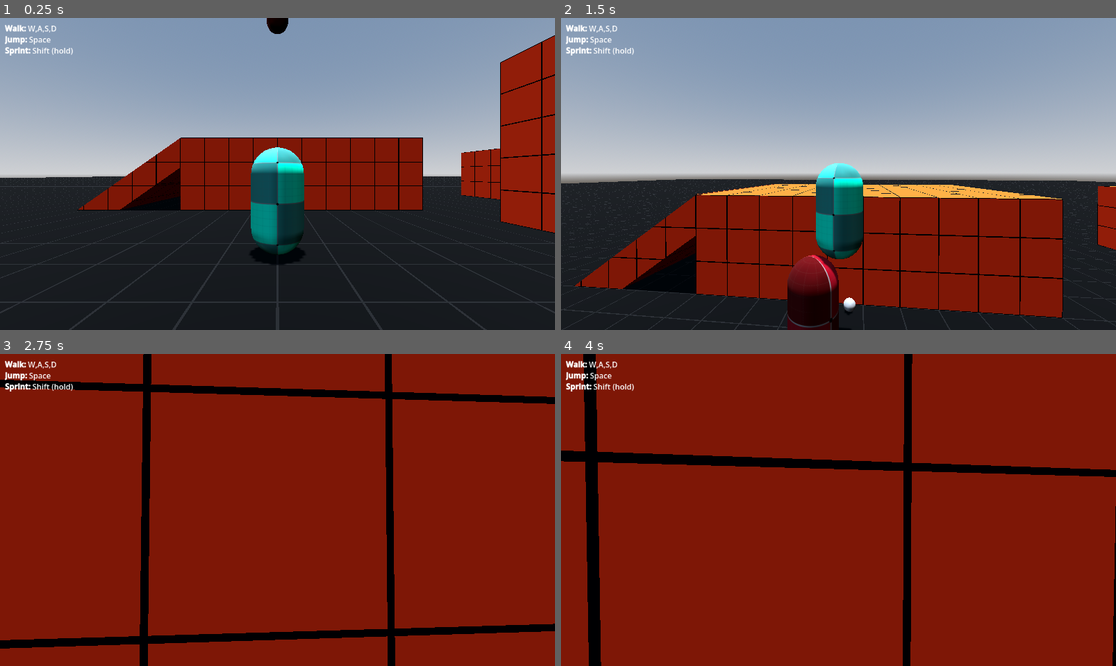
Above: before the commit, frames 1-4 (two rows, left to right).
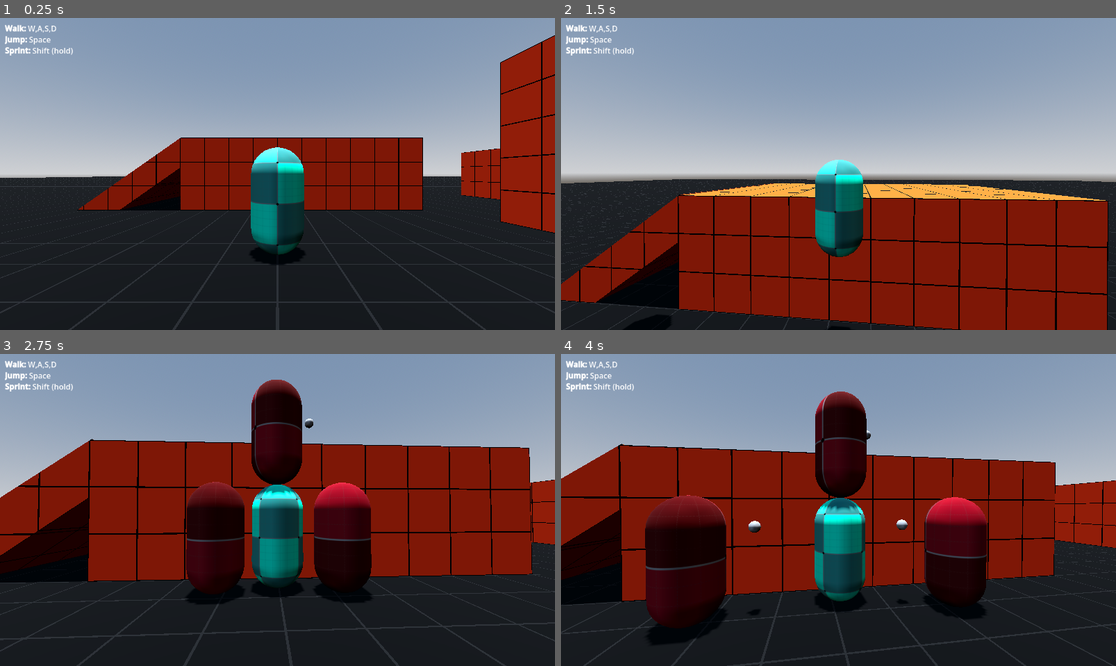
Above: after the commit, the same moments.

Repository: wokidoo/COMP-476-Advanced-Game-Development
Game: Godot game, scene res://levels/demo_scene.tscn
Two runs of this game, one before a commit and one after it. Both use one fixed random seed, a clock stepped at 60 frames per second and the inputs below.
Inputs (mouse positions are in pixels of both pictures, inside the frame that each line leads up to):
- Up to frame 1 (0.25 s): no input
- Up to frame 2 (1.5 s): move the mouse to (866, 174) at 0.52 s; hold Shift (sprint) 0.53-1.28 s; hold W (move_forward) from 0.53 s (still down); tap Space (jump) at 0.77 s; move the mouse to (810, 174) at 1.27 s; tap Shift (sprint) at 1.35 s
- Up to frame 3 (2.75 s): keep holding W (move_forward); tap Space (jump) at 1.52 s; move the mouse to (288, 503) at 2.02 s; hold Shift (sprint) from 2.03 s (still down)
- Up to frame 4 (4 s): keep holding W (move_forward); move the mouse to (832, 516) at 2.77 s; release Shift (sprint) at 2.78 s; tap Shift (sprint) at 2.85 s; tap Space (jump) at 3.02, 3.77 s; move the mouse to (877, 513) at 3.52 s; hold Shift (sprint) from 3.53 s (still down)

The runs differ from the first frame. In frame 1, 0.2% of the frame differs, in the area x 1-99%, y 0-100%; in frame 2, 16%; in frame 3, 74%; in frame 4, 77%, in the area x 0-100%, y 0-100%.

Commit message:
implement basic AIAgents

Diff:
--- a/AI/AI_agent.gd
+++ b/AI/AI_agent.gd
@@ -5,9 +5,14 @@
 @export var max_speed:float = 5.0
 @export var floor_friction:float = 3.0
 @export var gravity:float = 9.8
+@export var base_player_stayaway_force:float = 100.0
+@export var base_agent_stayaway_force:float = 100.0
 
 func _ready() -> void:
 	self.floor_constant_speed = true
+	set_collision_layer_value(1,false)
+	set_collision_layer_value(2,true)
+	set_collision_mask_value(2,true)
 
 func _physics_process(delta: float) -> void:
 	_process_movement_strategies(delta)
@@ -18,6 +23,7 @@
 	horizontal_velocity = horizontal_velocity.lerp(Vector3.ZERO,delta*floor_friction).limit_length(max_speed)
 	velocity = Vector3(horizontal_velocity.x,vertical_velocity,horizontal_velocity.z)
 	_apply_gravity(delta)
+	_process_collisions(delta)
 	move_and_slide()
 
 func _process_movement_strategies(_delta:float):
@@ -27,3 +33,23 @@
 
 func _apply_gravity(delta:float) -> void:
 	velocity.y -= gravity*delta
+
+func _process_collisions(delta:float):
+	for i in get_slide_collision_count():
+		var collision = get_slide_collision(i)
+		var collider = collision.get_collider()
+		# Check if the object is a RigidBody3D
+		if collider is AIAgent:
+			# Calculate direction and apply impulse
+			var direction:Vector3 = collision.get_normal()
+			var force:= direction*base_agent_stayaway_force*delta
+			force.y = velocity.y
+			# Apply the force at the point of collision
+			velocity = velocity.lerp(force,delta*base_agent_stayaway_force)
+		elif collider is CharacterBody3D:
+			# Calculate direction and apply impulse
+			var direction:Vector3 = collision.get_normal()
+			var force:= direction*base_player_stayaway_force*delta
+			force.y = velocity.y
+			# Apply the force at the point of collision
+			velocity = velocity.lerp(force,delta*base_player_stayaway_force)
--- a/levels/demo_scene.tscn
+++ b/levels/demo_scene.tscn
@@ -116,7 +116,7 @@
 
 [sub_resource type="Resource" id="Resource_8vbbv"]
 script = ExtResource("6_6f5w8")
-radius = 3.0
+radius = 5.0
 weight = 5.0
 metadata/_custom_type_script = "uid://dw637gqtux18w"
 
@@ -127,7 +127,7 @@
 
 [sub_resource type="Resource" id="Resource_6f5w8"]
 script = ExtResource("6_6f5w8")
-radius = 5.0
+radius = 3.0
 weight = 15.0
 metadata/_custom_type_script = "uid://dw637gqtux18w"
 
@@ -217,7 +217,7 @@
 size = Vector3(200, 40, 200)
 
 [node name="Crater" type="CSGSphere3D" parent="Structures/Floor" unique_id=802927042]
-transform = Transform3D(1, 0, 0, 0, 1, 0, 0, 0, 1, 24.863483, 30.092302, 20.000944)
+transform = Transform3D(1, 0, 0, 0, 1, 0, 0, 0, 1, 24.863483, 31.092302, 20.000944)
 operation = 2
 radius = 13.0
 
@@ -273,7 +273,7 @@
 fit_content = true
 
 [node name="AIAgent" type="CharacterBody3D" parent="." unique_id=1975677802 node_paths=PackedStringArray("movement_behaviours")]
-transform = Transform3D(1, 0, 0, 0, 1, 0, 0, 0, 1, 0, 9.381767, 1.7153931)
+transform = Transform3D(1, 0, 0, 0, 1, 0, 0, 0, 1, 0, 48.036846, 1.7153931)
 axis_lock_angular_x = true
 axis_lock_angular_z = true
 script = ExtResource("3_b3yjl")
@@ -283,6 +283,9 @@
 SubResource("Resource_b3t5h"): NodePath("../PlayerCharacter"),
 SubResource("Resource_6f5w8"): NodePath("../Structures/Tower")
 }
+gravity = 15.0
+base_player_stayaway_force = 10.0
+base_agent_stayaway_force = 50.0
 metadata/_custom_type_script = "uid://ccvw0aiur5xi5"
 
 [node name="CollisionShape3D" type="CollisionShape3D" parent="AIAgent" unique_id=1364888096]
@@ -295,3 +298,57 @@
 [node name="MeshInstance3D" type="MeshInstance3D" parent="AIAgent/MeshInstance3D" unique_id=999854535]
 transform = Transform3D(1, 0, 0, 0, 1, 0, 0, 0, 1, 0, 0.4796095, -0.93754053)
 mesh = SubResource("SphereMesh_b3yjl")
+
+[node name="AIAgent2" type="CharacterBody3D" parent="." unique_id=380286276 node_paths=PackedStringArray("movement_behaviours")]
+transform = Transform3D(1, 0, 0, 0, 1, 0, 0, 0, 1, -7.2304, 48.036846, 1.7153931)
+axis_lock_angular_x = true
+axis_lock_angular_z = true
+script = ExtResource("3_b3yjl")
+movement_behaviours = {
+SubResource("Resource_5r5lx"): NodePath("../PlayerCharacter"),
+SubResource("Resource_8vbbv"): NodePath("../PlayerCharacter"),
+SubResource("Resource_b3t5h"): NodePath("../PlayerCharacter"),
+SubResource("Resource_6f5w8"): NodePath("../Structures/Tower")
+}
+gravity = 15.0
+base_player_stayaway_force = 10.0
+base_agent_stayaway_force = 50.0
+metadata/_custom_type_script = "uid://ccvw0aiur5xi5"
+
+[node name="CollisionShape3D" type="CollisionShape3D" parent="AIAgent2" unique_id=2004249946]
+shape = SubResource("CapsuleShape3D_3q56x")
+
+[node name="MeshInstance3D" type="MeshInstance3D" parent="AIAgent2" unique_id=645911339]
+material_override = SubResource("ShaderMaterial_6f5w8")
+mesh = SubResource("CapsuleMesh_8vbbv")
+
+[node name="MeshInstance3D" type="MeshInstance3D" parent="AIAgent2/MeshInstance3D" unique_id=2001456952]
+transform = Transform3D(1, 0, 0, 0, 1, 0, 0, 0, 1, 0, 0.4796095, -0.93754053)
+mesh = SubResource("SphereMesh_b3yjl")
+
+[node name="AIAgent3" type="CharacterBody3D" parent="." unique_id=1584136994 node_paths=PackedStringArray("movement_behaviours")]
+transform = Transform3D(1, 0, 0, 0, 1, 0, 0, 0, 1, 4.9200497, 48.036846, 1.7153931)
+axis_lock_angular_x = true
+axis_lock_angular_z = true
+script = ExtResource("3_b3yjl")
+movement_behaviours = {
+SubResource("Resource_5r5lx"): NodePath("../PlayerCharacter"),
+SubResource("Resource_8vbbv"): NodePath("../PlayerCharacter"),
+SubResource("Resource_b3t5h"): NodePath("../PlayerCharacter"),
+SubResource("Resource_6f5w8"): NodePath("../Structures/Tower")
+}
+gravity = 15.0
+base_player_stayaway_force = 10.0
+base_agent_stayaway_force = 50.0
+metadata/_custom_type_script = "uid://ccvw0aiur5xi5"
+
+[node name="CollisionShape3D" type="CollisionShape3D" parent="AIAgent3" unique_id=1993493845]
+shape = SubResource("CapsuleShape3D_3q56x")
+
+[node name="MeshInstance3D" type="MeshInstance3D" parent="AIAgent3" unique_id=257591791]
+material_override = SubResource("ShaderMaterial_6f5w8")
+mesh = SubResource("CapsuleMesh_8vbbv")
+
+[node name="MeshInstance3D" type="MeshInstance3D" parent="AIAgent3/MeshInstance3D" unique_id=1125921494]
+transform = Transform3D(1, 0, 0, 0, 1, 0, 0, 0, 1, 0, 0.4796095, -0.93754053)
+mesh = SubResource("SphereMesh_b3yjl")
--- a/nodes/player_character/player_character.gd
+++ b/nodes/player_character/player_character.gd
@@ -2,6 +2,9 @@
 
 @export var camera: Camera3D
 @export var state_machine:StateMachine
+
+## Amount of force applied against colliding AIAgents
+@export var push_force:float = 100.0
 
 @export_group("Camera Settings")
 @export var camera_follow_speed:float = 20.0
@@ -60,6 +63,25 @@
 	move_direction = relative_dir.normalized()
 	# Makes sure the camera is always following the body
 	camera_pivot.global_position = camera_pivot.global_position.lerp(global_position,_delta*camera_follow_speed)
+	_process_collisions(_delta)
+
+func _process_collisions(delta:float):
+	for i in get_slide_collision_count():
+		var collision = get_slide_collision(i)
+		var collider = collision.get_collider()
+		# Check if the object is a CharacterBody3D
+		if collider is CharacterBody3D:
+			# Calculate direction and apply impulse
+			var direction:Vector3 = -collision.get_normal()
+			var force:= direction*push_force*move_direction.length()*delta
+			# Apply the force at the point of collision
+			collider.velocity += force
+		elif collider is PhysicsBody3D:
+			# Calculate direction and apply impulse
+			var direction:Vector3 = -collision.get_normal()
+			var force:= direction*push_force*move_direction.length()*delta
+			# Apply the force at the point of collision
+			collider.move_and_collide(force)
 
 func _notification(what: int) -> void:
 	# Send player to Noplay state if scene pauses.
--- a/nodes/player_character/player_character.tscn
+++ b/nodes/player_character/player_character.tscn
@@ -40,6 +40,7 @@
 [sub_resource type="SphereShape3D" id="SphereShape3D_hs54n"]
 
 [node name="PlayerCharacter" type="CharacterBody3D" unique_id=1161731980 node_paths=PackedStringArray("camera", "state_machine")]
+process_physics_priority = 1
 collision_layer = 2
 floor_constant_speed = true
 script = ExtResource("1_qlps6")
--- a/project.godot
+++ b/project.godot
@@ -56,10 +56,17 @@
 ]
 }
 
+[layer_names]
+
+3d_physics/layer_1="DEFAULT"
+3d_physics/layer_2="PHYSICS_BODIES"
+
 [physics]
 
+3d/run_on_separate_thread=true
 3d/physics_engine="Jolt Physics"
-jolt_physics_3d/simulation/velocity_steps=15
+jolt_physics_3d/simulation/velocity_steps=30
+jolt_physics_3d/simulation/position_steps=4
 common/physics_interpolation=true
 
 [rendering]
